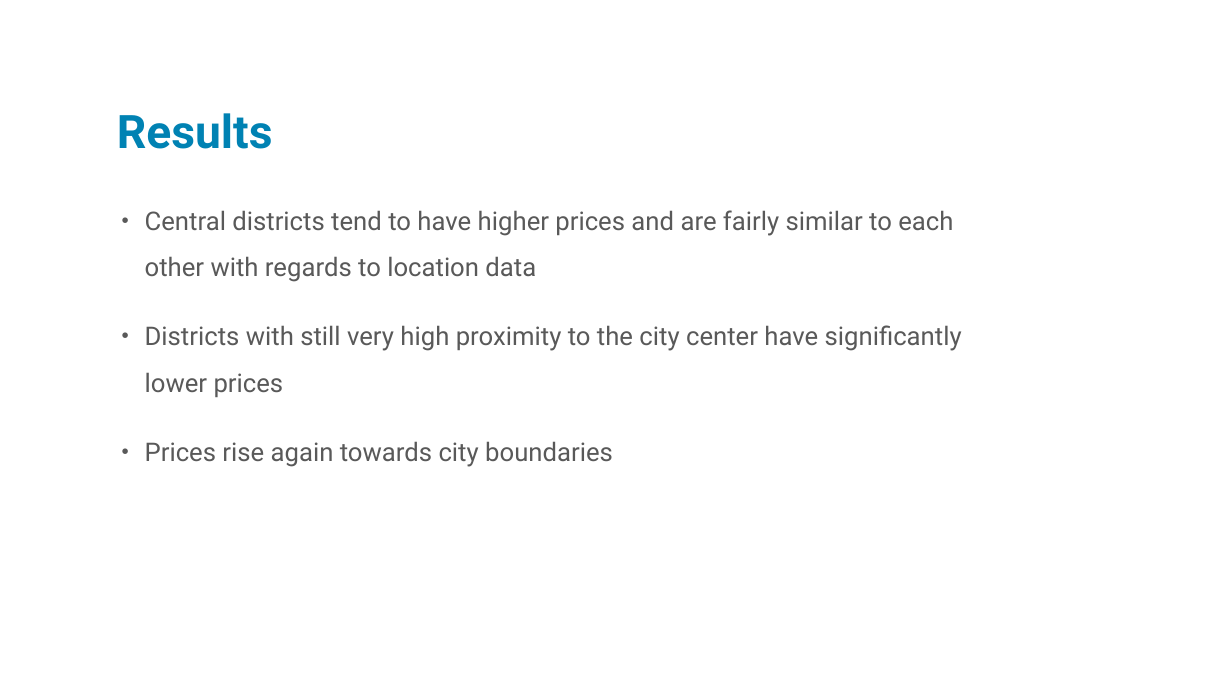
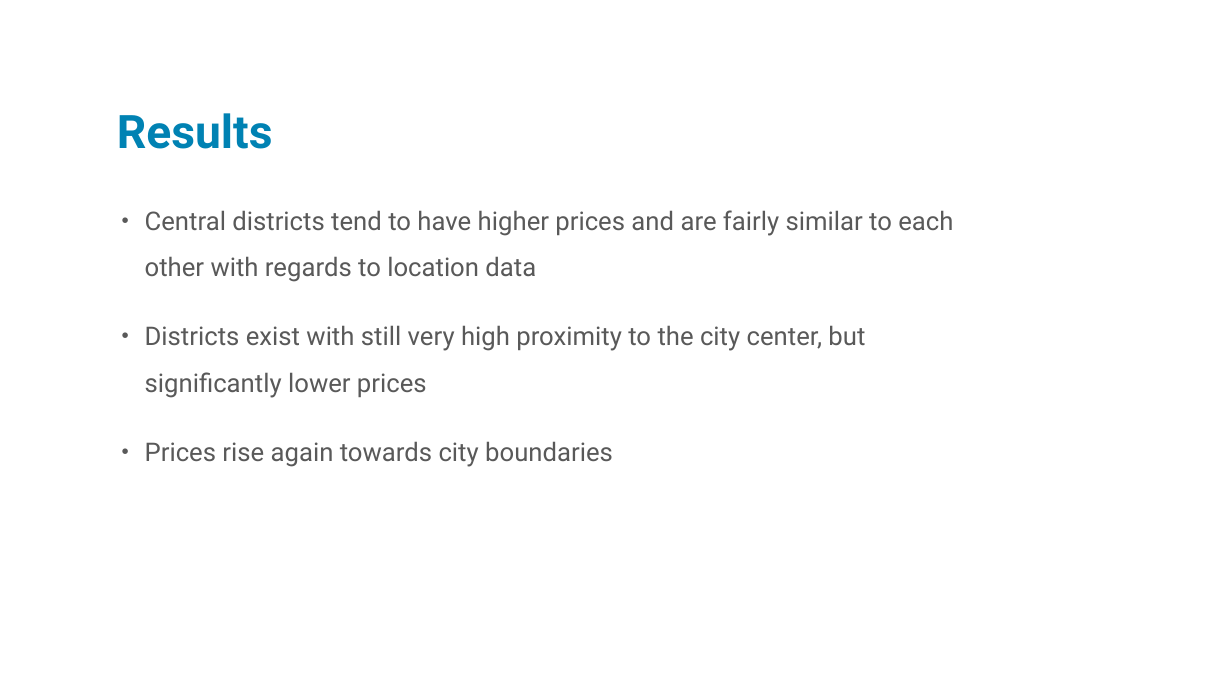
Before and after one commit to pbrachner/Coursera_Capstone, a slide deck: slide 9 of capstone.pptx. Drawn at 1232x693 pixels with LibreOffice and Linux fonts; fonts in the diff are those of the drawing; background and template pictures are left out. Boxes give left, top, right and bottom in pixels: in the first picture for what was removed or moved away, otherwise in the second. Text is boxed around its words. In the diff, an @@ line names an element or a change of style, - is before the commit and + after.

Commit message:
Coursera: Capstone - Vienna Districts

```diff
--- a/capstone.pptx
+++ b/capstone.pptx
@@ text at box(145, 325, 865, 398): text changed @@
-• Districts with still very high proximity to the city center have significantly lower prices
+• Districts exist with still very high proximity to the city center, but significantly lower prices
```
Also in this commit, not shown: 4 other slides changed, 5 other files.
